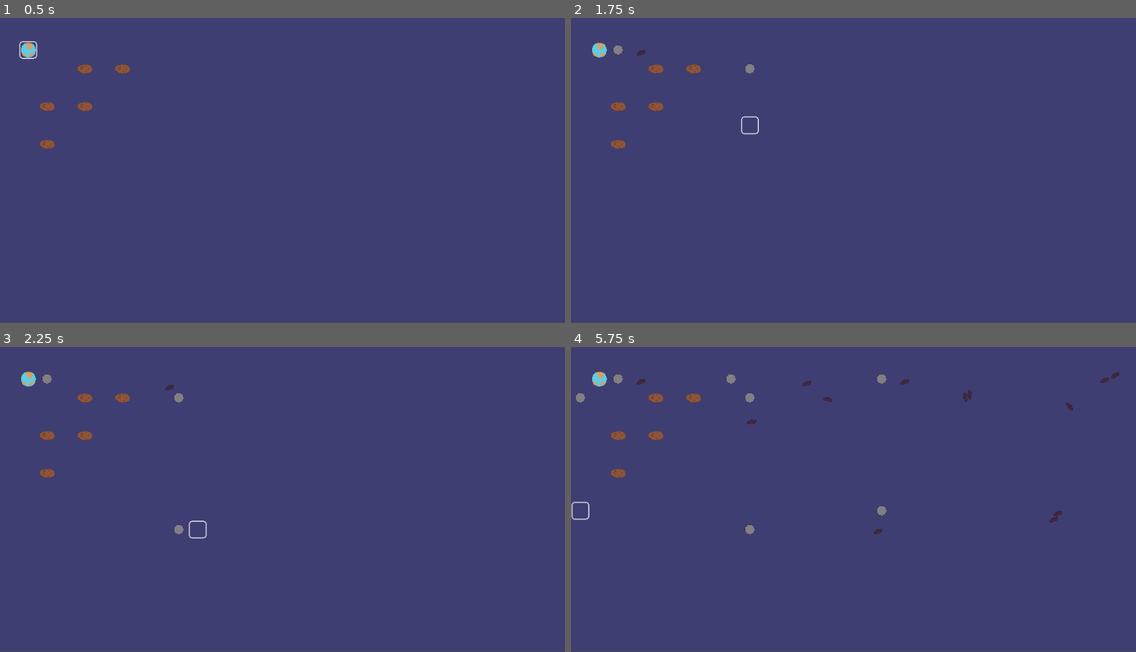
Above: before the commit, frames 1-4 (two rows, left to right).
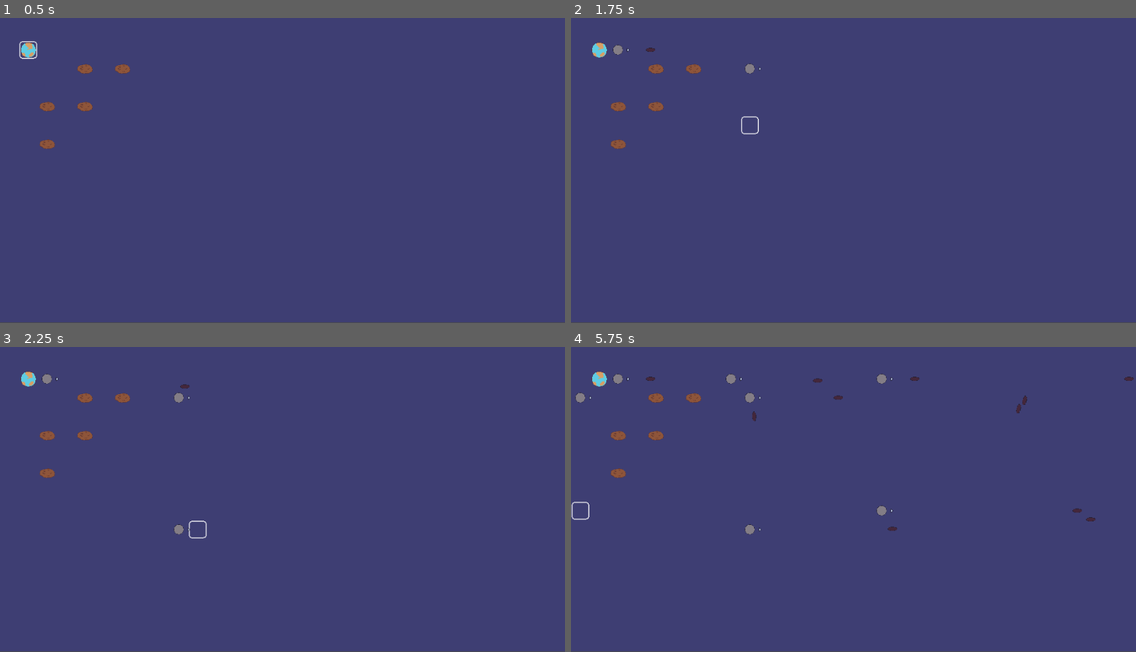
Above: after the commit, the same moments.

Repository: CannibalCowsRanch/Gravitone
Game: Godot game, scene res://scenes/Game.tscn
The game is run twice, just before and just after one commit, with the same random seed, the same clock (stepped at 60 frames per second) and the same inputs.
Inputs:
- Up to frame 1 (0.5 s): no input
- Up to frame 2 (1.75 s): tap Enter at 0.5 s; hold D (move_right) 0.53-1.28 s; tap Space (spawn) at 0.6, 1.35 s; hold S (move_down) from 1.28 s (still down)
- Up to frame 3 (2.25 s): release S (move_down) at 2.03 s; hold D (move_right) from 2.03 s (still down); tap Space (spawn) at 2.1 s
- Up to frame 4 (5.75 s): release D (move_right) at 2.78 s; hold W (move_up) 2.78-3.53 s; tap Space (spawn) every 0.75 s from 2.85 to 5.1 s; hold A (move_left) 3.53-5.03 s; hold S (move_down) from 5.03 s (still down)

Frame 1 is identical in both runs. In frame 2, less than 0.1% of the frame differs, in the area x 9-34%, y 9-18%; in frame 3, less than 0.1%; in frame 4, 0.5%, in the area x 3-100%, y 8-62%.

Commit message:
Added direction indicator to the cannon

Diff:
--- a/entities/Asteroid.tscn
+++ b/entities/Asteroid.tscn
@@ -7,14 +7,14 @@
 [sub_resource type="RectangleShape2D" id=1]
 extents = Vector2( 12.9309, 7.27071 )
 
-[node name="Asteroid" instance=ExtResource( 1 )]
+[node name="Asteroid" index="0" instance=ExtResource( 1 )]
 mode = 1
 script = ExtResource( 2 )
 
 [node name="CollisionShape2D" parent="." index="0"]
 shape = SubResource( 1 )
 
-[node name="Sprite" parent="." index="1"]
+[node name="Sprite" parent="." index="2"]
 texture = ExtResource( 3 )
 
 
--- a/entities/Bullet.tscn
+++ b/entities/Bullet.tscn
@@ -10,17 +10,17 @@
 [sub_resource type="CircleShape2D" id=2]
 radius = 13.9138
 
-[node name="Bullet" index="0" instance=ExtResource( 1 )]
+[node name="Bullet" instance=ExtResource( 1 )]
 script = ExtResource( 2 )
 
 [node name="CollisionShape2D" parent="." index="0"]
 shape = SubResource( 1 )
 
-[node name="Sprite" parent="." index="1"]
-texture = ExtResource( 3 )
-
 [node name="Collision" parent="Gravitor" index="0"]
 shape = SubResource( 2 )
+
+[node name="Sprite" parent="." index="2"]
+texture = ExtResource( 3 )
 
 [node name="Timer" type="Timer" parent="." index="3"]
 wait_time = 5.0
--- a/entities/Cannon.gd
+++ b/entities/Cannon.gd
@@ -11,5 +11,6 @@
 
 func _on_Timer_timeout() -> void:
 	var bullet = Bullet.instance()
+	bullet.position = $Direction/SpawnPoint.position
 	bullet.direction = Vector2(1, 0) * thrust
 	add_child(bullet)
--- a/entities/Cannon.tscn
+++ b/entities/Cannon.tscn
@@ -1,28 +1,35 @@
-[gd_scene load_steps=5 format=2]
+[gd_scene load_steps=6 format=2]
 
 [ext_resource path="res://entities/Entity.tscn" type="PackedScene" id=1]
 [ext_resource path="res://entities/Cannon.gd" type="Script" id=2]
 [ext_resource path="res://images/cannon.png" type="Texture" id=3]
+[ext_resource path="res://images/cannon-direction.png" type="Texture" id=4]
 
 [sub_resource type="CircleShape2D" id=1]
 radius = 9.01914
 
-[node name="Cannon" instance=ExtResource( 1 )]
+[node name="Cannon" index="0" instance=ExtResource( 1 )]
 mode = 1
 script = ExtResource( 2 )
 
 [node name="CollisionShape2D" parent="." index="0"]
 shape = SubResource( 1 )
 
-[node name="Sprite" parent="." index="1"]
+[node name="Sprite" parent="." index="2"]
 texture = ExtResource( 3 )
-
-[node name="Gravitor" parent="." index="2"]
-editor/display_folded = true
 
 [node name="Timer" type="Timer" parent="." index="3"]
 autostart = true
 
+[node name="Direction" type="Node2D" parent="." index="4"]
+
+[node name="SpawnPoint" type="Position2D" parent="Direction" index="0"]
+position = Vector2( 16, 0 )
+
+[node name="Sprite" type="Sprite" parent="Direction" index="1"]
+position = Vector2( 17, 0 )
+texture = ExtResource( 4 )
+
 [connection signal="timeout" from="Timer" to="." method="_on_Timer_timeout"]
 
 [editable path="Gravitor"]
--- a/entities/Entity.tscn
+++ b/entities/Entity.tscn
@@ -8,6 +8,6 @@
 
 [node name="CollisionShape2D" type="CollisionShape2D" parent="."]
 
+[node name="Gravitor" parent="." instance=ExtResource( 2 )]
+
 [node name="Sprite" type="Sprite" parent="."]
-
-[node name="Gravitor" parent="." instance=ExtResource( 2 )]
--- a/entities/Gravitone.tscn
+++ b/entities/Gravitone.tscn
@@ -14,5 +14,5 @@
 [node name="CollisionShape2D" parent="." index="0"]
 shape = SubResource( 1 )
 
-[node name="Sprite" parent="." index="1"]
+[node name="Sprite" parent="." index="2"]
 texture = ExtResource( 3 )
--- a/project.godot
+++ b/project.godot
@@ -114,6 +114,8 @@
 [physics]
 
 2d/default_gravity_vector=Vector2( 0, 0 )
+2d/default_linear_damp=0.0
+2d/default_angular_damp=0
 
 [rendering]
 
Binary file added: graphics/cannon-direction.aseprite
Binary file added: images/cannon-direction.png
Not shown, added: images/cannon-direction.png.import
